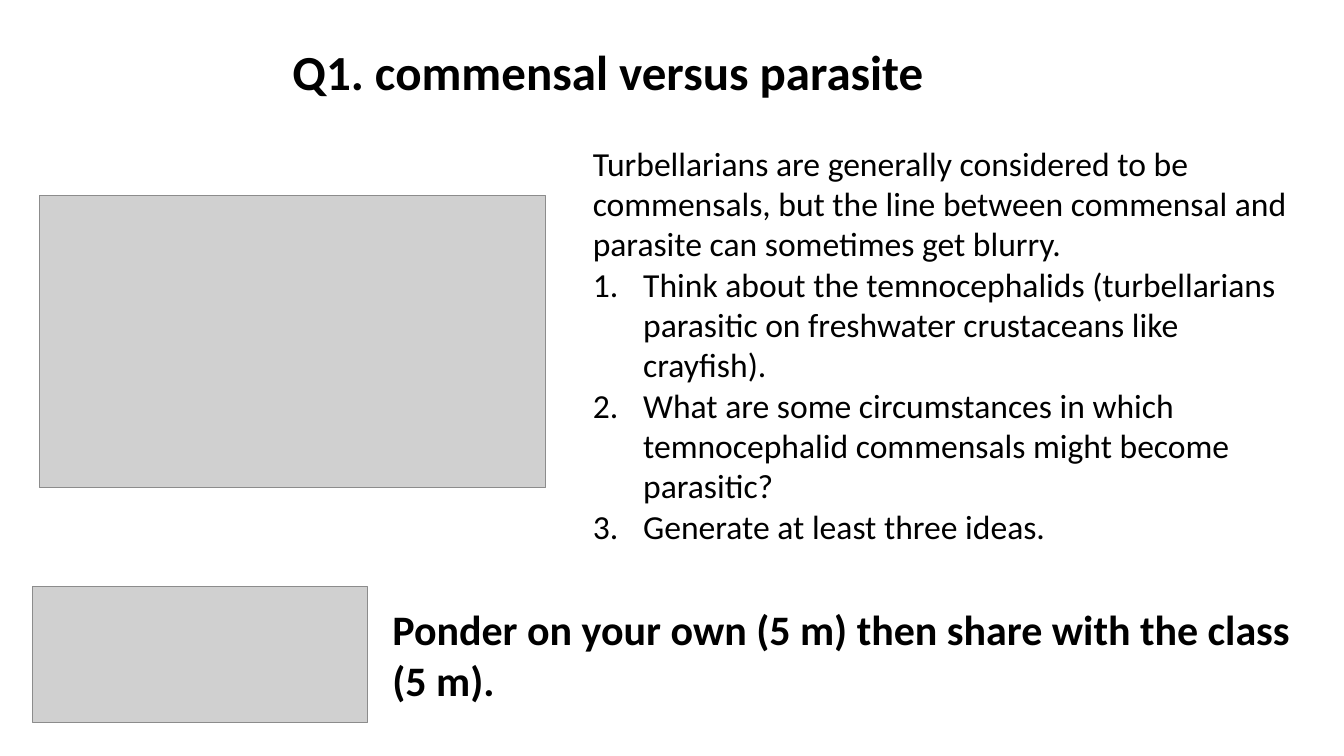
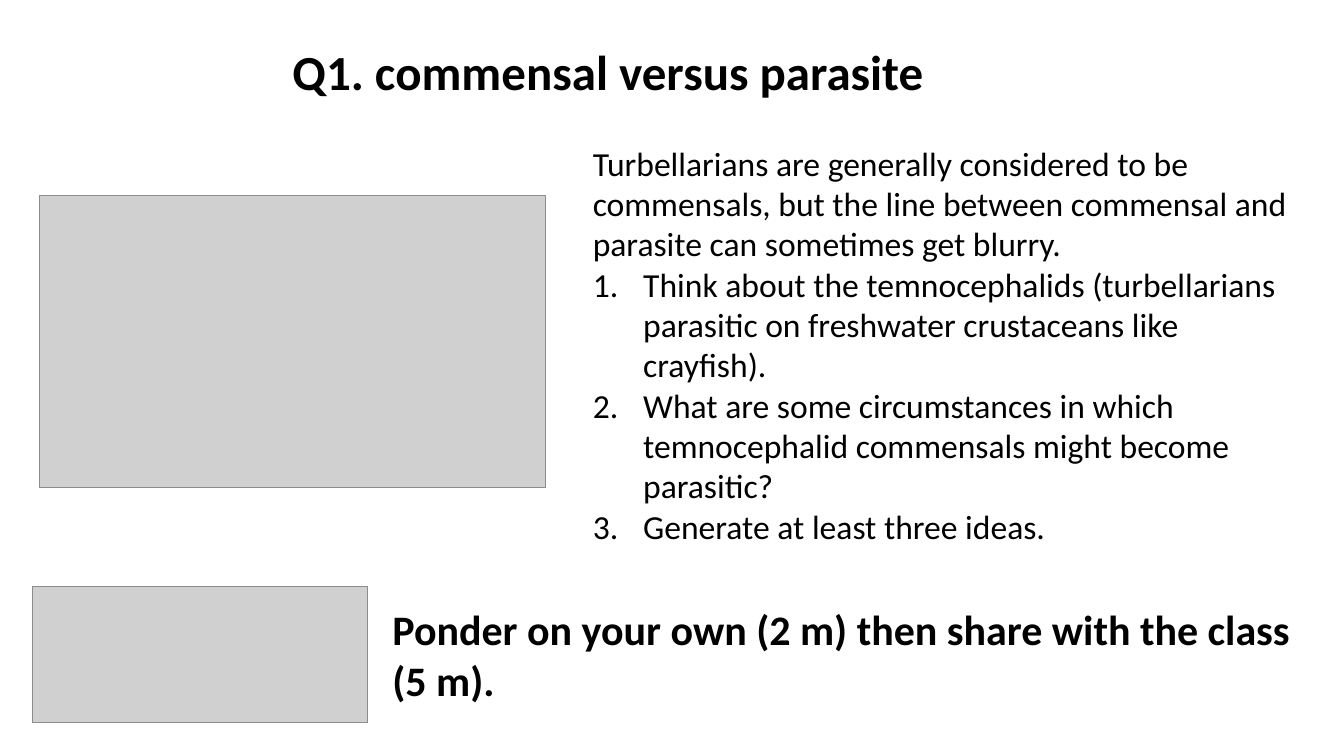
Before and after one commit to wood-lab/fish_406, a slide deck: slide 2 of docs/lectures/in-class_activities/class_6.pptx. Drawn at 1344x756 pixels with LibreOffice and Linux fonts; fonts in the diff are those of the drawing; grey boxes stand for pictures. Boxes give left, top, right and bottom in pixels: in the first picture for what was removed or moved away, otherwise in the second. Text is boxed around its words. In the diff, an @@ line names an element or a change of style, - is before the commit and + after.

Commit message:
updating class 6 ppt

```diff
--- a/docs/lectures/in-class_activities/class_6.pptx
+++ b/docs/lectures/in-class_activities/class_6.pptx
@@ text at (392, 614, 1290, 702): text changed @@
-Ponder on your own (5 m) then share with the class (5 m).
+Ponder on your own (2 m) then share with the class (5 m).
```
Also in this commit, not shown: 2 other slides changed, 12 other files.
